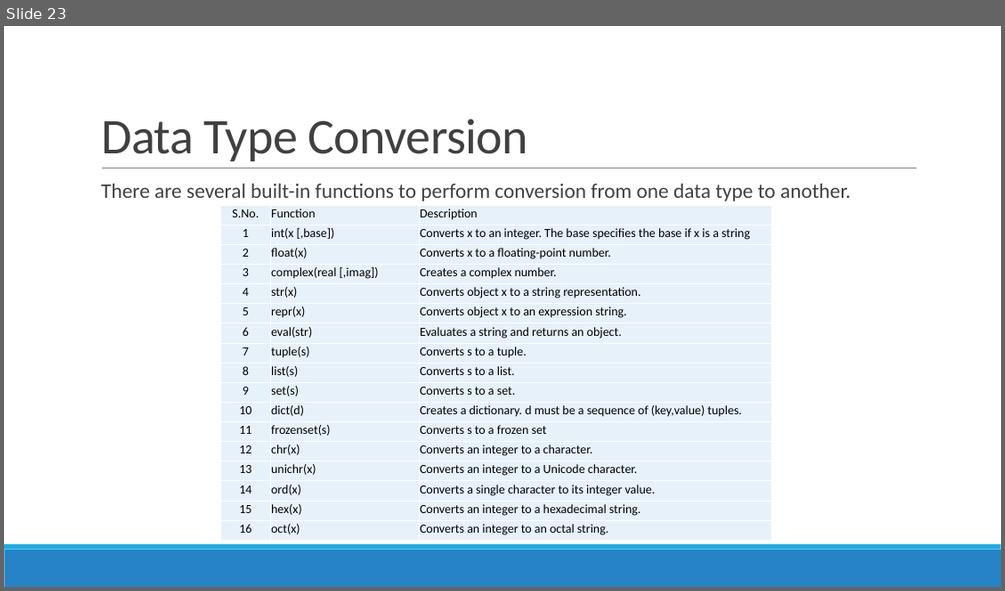
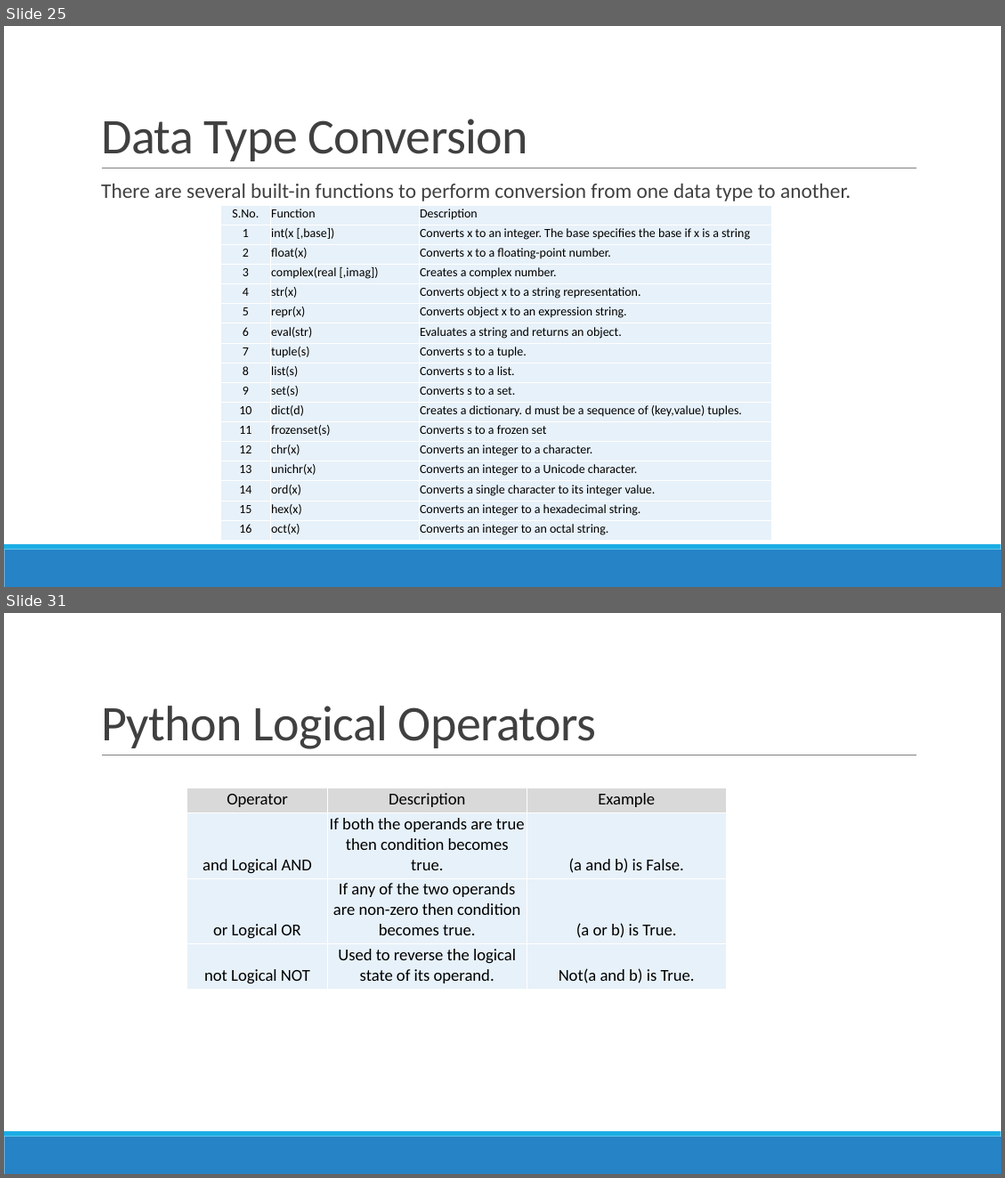
Before and after one commit to siddharth1k/Building-Web-Applications-with-Python, a slide deck: Session5 -Python.pptx. Shown one above the other, each under a label of ours: slide 23 before the commit, slides 25 and 31 after it; the slides between them are not shown. The pictures are 1005x591 and 1005x1178 pixels, drawn with LibreOffice and Linux fonts; fonts in the diff are those of the drawing. Boxes give left, top, right and bottom in pixels: in the first picture for what was removed or moved away, otherwise in the second. Text is boxed around its words. In the diff, an @@ line names an element or a change of style, - is before the commit and + after.

```diff
--- a/Session5 -Python.pptx
+++ b/Session5 -Python.pptx
@@ slide 31 added at (4, 613, 1001, 1174), background #FFFFFF; not listed: 3 template elements that a slide beside it also shows @@
@@ title added at (101, 706, 596, 749), 48 pt, text #404040 @@
+Python Logical Operators
@@ table added at (187, 788, 727, 987), 4 rows, 3 columns @@
+Operator | Description | Example
+and Logical AND | If both the operands are true then condition becomes true. | (a and b) is False.
+or Logical OR | If any of the two operands are non-zero then condition becomes true. | (a or b) is True.
+not Logical NOT | Used to reverse the logical state of its operand. | Not(a and b) is True.
@@ what was slide 23 is now slide 25 @@
```
Also in this commit, not shown: 15 other slides added.
